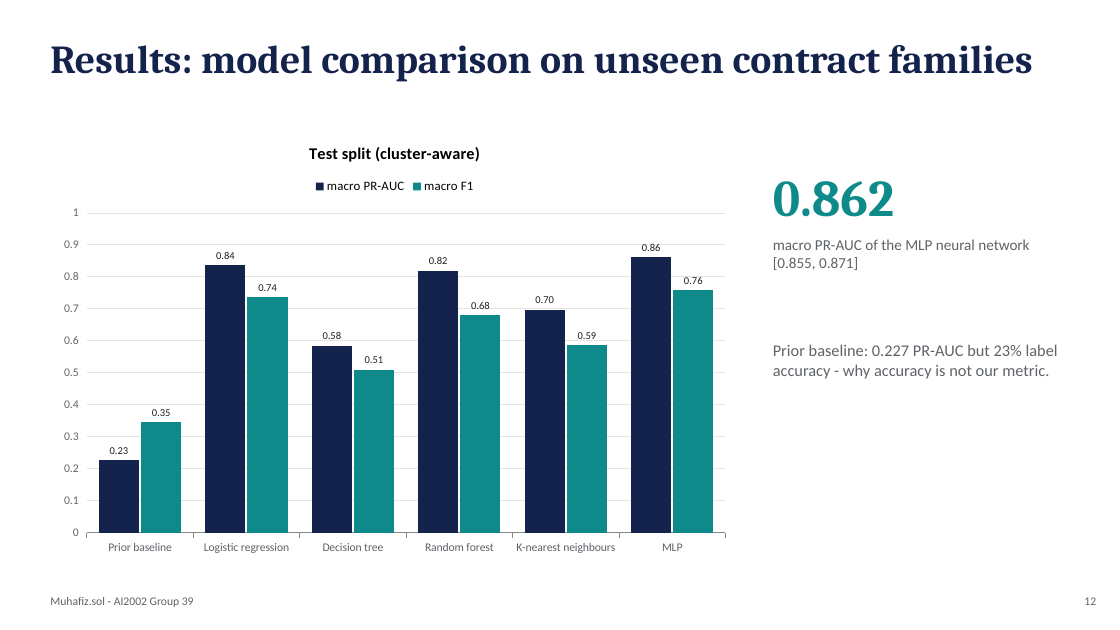
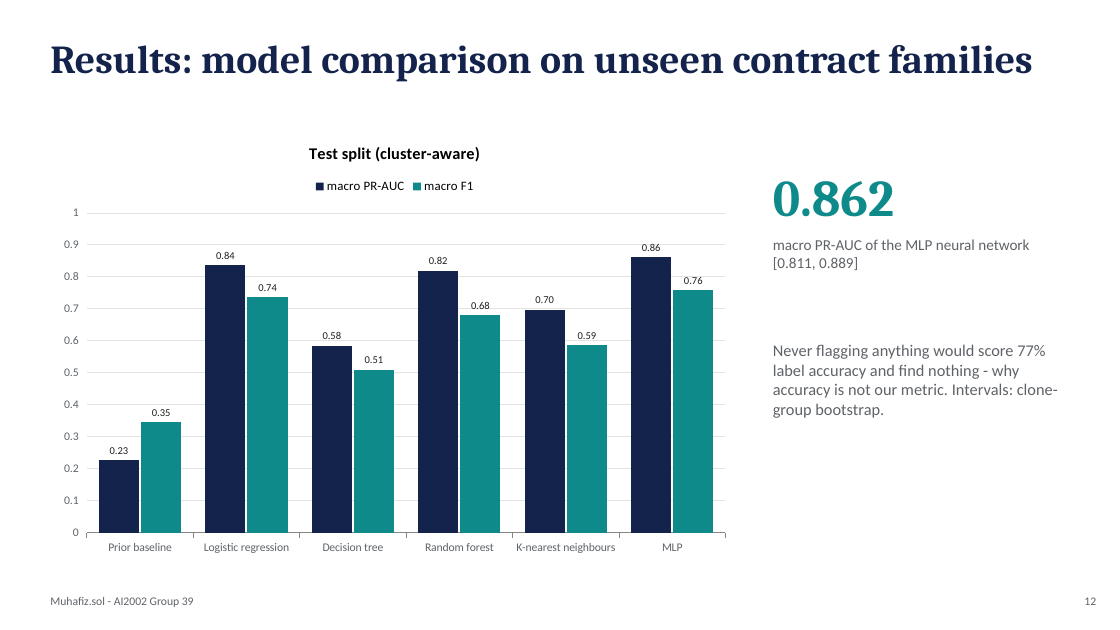
Before and after one commit to tlhaasami/muhafix-sol, a slide deck: slide 12 of reports/Muhafiz_sol_Slides.pptx. Drawn at 1120x630 pixels with LibreOffice and Linux fonts; fonts in the diff are those of the drawing. Boxes give left, top, right and bottom in pixels: in the first picture for what was removed or moved away, otherwise in the second. Text is boxed around its words. In the diff, an @@ line names an element or a change of style, - is before the commit and + after.

Commit message:
Review fixes (report, slides, cards, demo): correct interpretations and disclose limits
- E1: accuracy argument fixed (never flagging scores 0.773 label accuracy); overlapping intervals
  and best-of-three seed noted; E2: largest gain computed from the table (decision tree), lower-
  bound claim replaced by the two confounds; E3: overlap disclosed, causes stated as hypotheses,
  comparison with published work; E4: n-gram ablation reported honestly (1-2-grams do better)
- Chapter 1: CertiK figure attribution corrected, sources hedged and cited, to-do removed;
  chapter 3: tiny-source filter, rare-class rule wording, giant families and prevalence shift
- Calibration gate, float16 storage, input limits and similar-contract index described correctly;
  per-case analyses for E5; model card and data card added as appendices C and D
- Slides: honest acceptance counts, intervals, independent SmartBugs number; model card thresholds
  rounded once from thresholds.json; demo script uses a real failure case and working links

```diff
--- a/reports/Muhafiz_sol_Slides.pptx
+++ b/reports/Muhafiz_sol_Slides.pptx
@@ text at box(773, 239, 1029, 270): text changed @@
-macro PR-AUC of the MLP neural network [0.855, 0.871]
+macro PR-AUC of the MLP neural network [0.811, 0.889]
@@ text at box(773, 344, 1058, 418): text changed @@
-Prior baseline: 0.227 PR-AUC but 23% label accuracy - why accuracy is not our metric.
+Never flagging anything would score 77% label accuracy and find nothing - why accuracy is not our metric. Intervals: clone-group bootstrap.
```
Also in this commit, not shown: 5 other slides changed, 19 other files.
